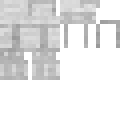
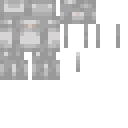
Layer changes from the first 128px x 128px image to the second:
added layer "Layer 3" above "overlay" over box(24, 12, 80, 28)
added layer "Layer 1" above "backpack" over box(0, 0, 120, 80)
hid "backpack" over box(0, 0, 120, 80)
